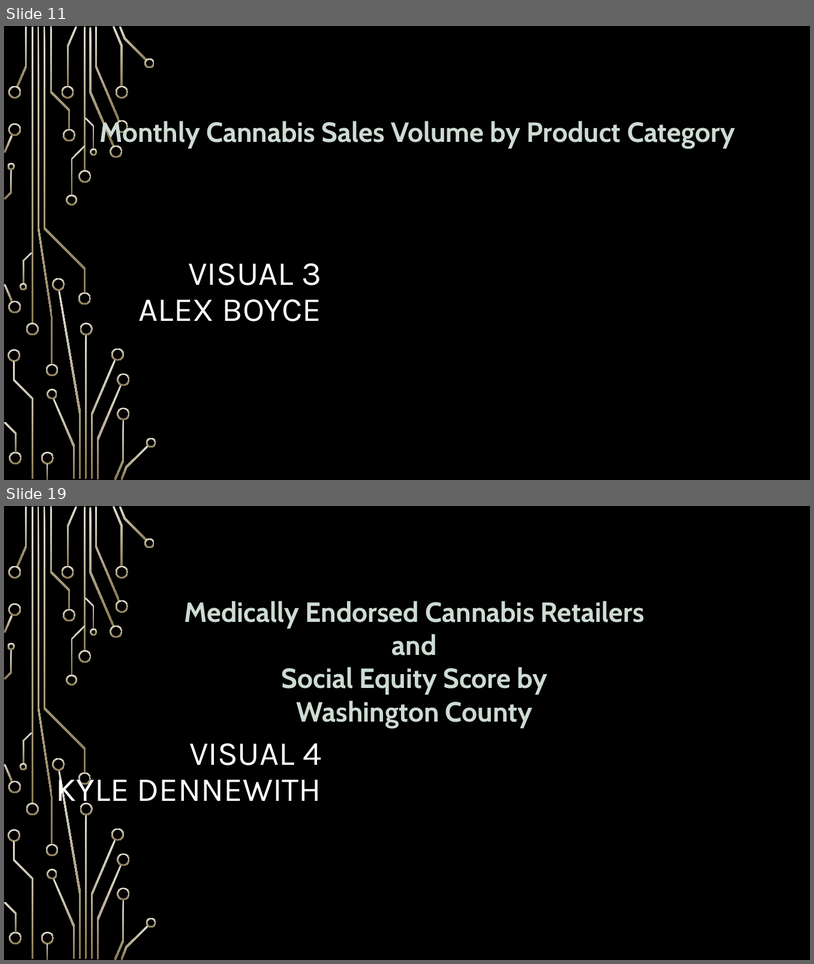
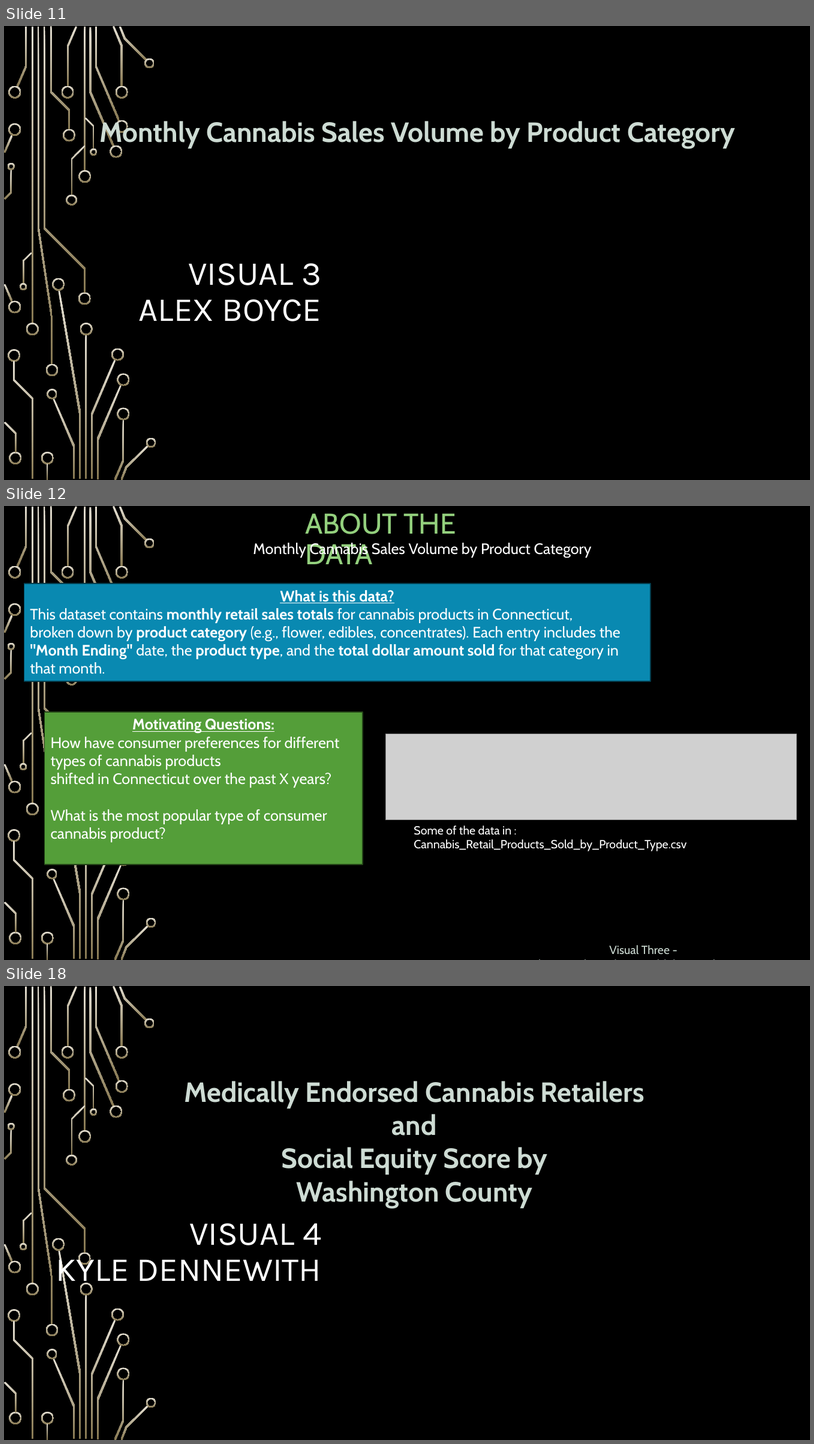
Before and after one commit to nood-leog/CS445-Group, a slide deck: Final Presentation Slides.pptx. Shown one above the other, each under a label of ours: slides 11 and 19 before the commit, slides 11, 12 and 18 after it; the slides between them are not shown. The pictures are 814x964 and 814x1444 pixels, drawn with LibreOffice and Linux fonts; fonts in the diff are those of the drawing; grey boxes stand for pictures; background and template pictures are left out. Boxes give left, top, right and bottom in pixels: in the first picture for what was removed or moved away, otherwise in the second. Text is boxed around its words. In the diff, an @@ line names an element or a change of style, - is before the commit and + after.

```diff
--- a/Final Presentation Slides.pptx
+++ b/Final Presentation Slides.pptx
@@ slide 12 added at box(4, 506, 810, 960), background picture (left out); not listed: 43 template elements that a slide beside it also shows @@
@@ title added at box(305, 513, 456, 564), 34 pt, text #93D07D @@
+ABOUT THE DATA
@@ text added at box(253, 543, 592, 558), 18 pt, text #FFFFFF @@
+Monthly Cannabis Sales Volume by Product Category
@@ rectangle added at box(24, 583, 651, 681), fill #0989B1, outline #043C4E 1.25 pt, 18 pt, text #FFFFFF @@
+What is this data?
+This dataset contains monthly retail sales totals for cannabis products in Connecticut,
+broken down by product category (e.g., flower, edibles, concentrates). Each entry includes the
+"Month Ending" date, the product type, and the total dollar amount sold for that category in that month.
@@ rectangle added at box(45, 712, 363, 864), fill #549E39, outline #254519 1.25 pt, 18 pt, text #FFFFFF @@
+Motivating Questions:
+How have consumer preferences for different types of cannabis products
+shifted in Connecticut over the past X years?
+What is the most popular type of consumer cannabis product?
@@ picture added at box(386, 734, 797, 820) @@
@@ text added at box(414, 825, 512, 835), 14 pt, text #FFFFFF @@
+Some of the data in : Cannabis_Retail_Products_Sold_by_Product_Type.csv
@@ text added at box(414, 839, 687, 851), 14 pt, text #CDDBD3 @@
+Visual Three - Cannabis_Retail_Products_Sold_by_Product_Type.csv
@@ what was slide 19 is now slide 18 @@
```
Also in this commit, not shown: 6 slides changed, 2 other slides added, 4 slides removed.
